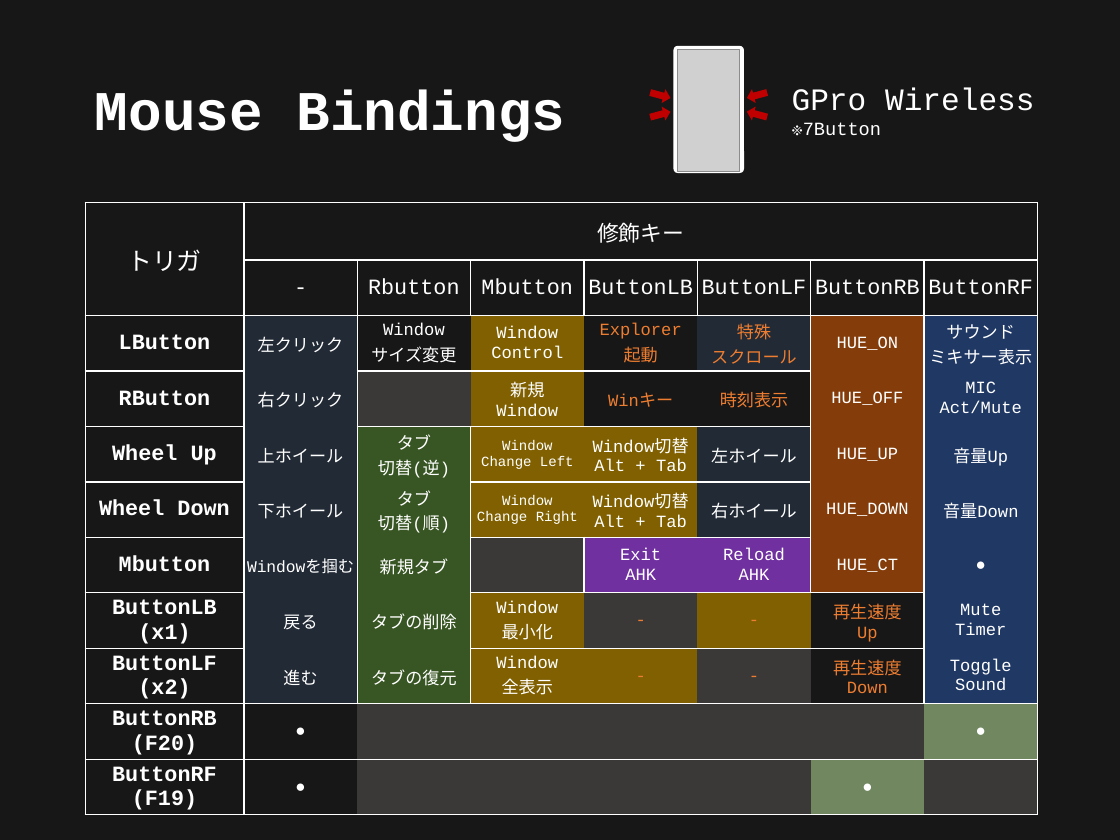
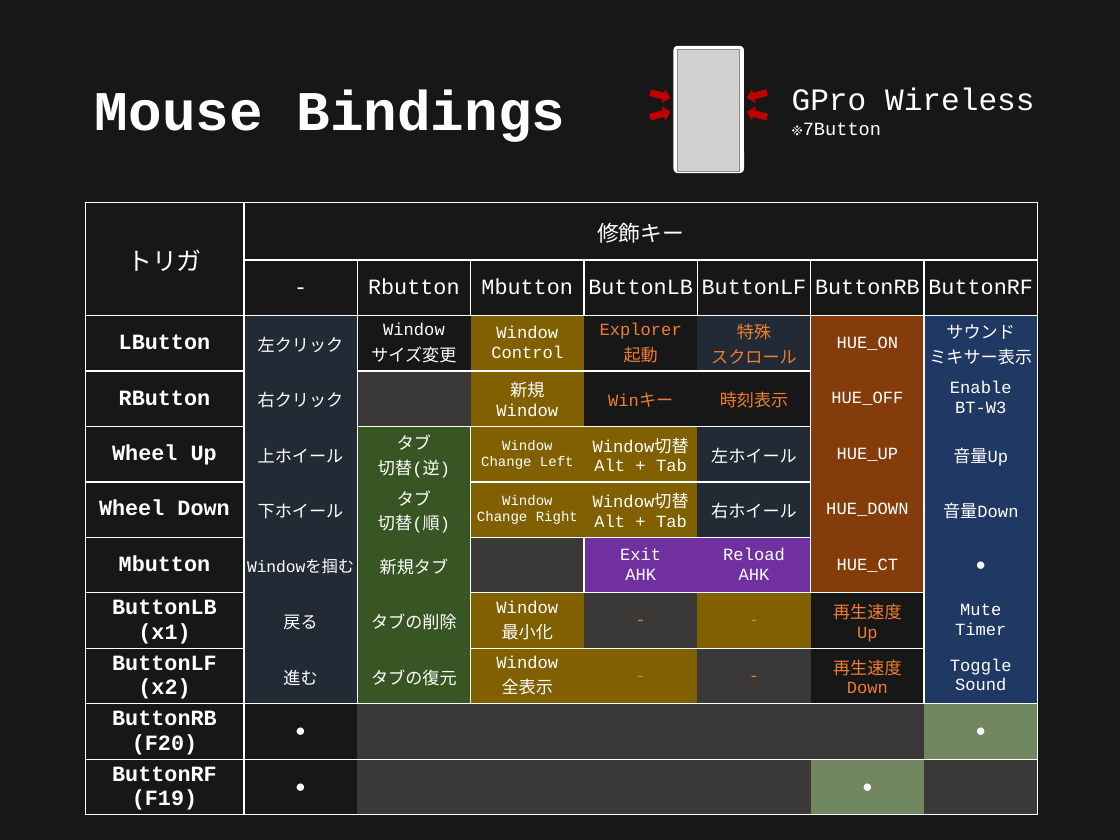
Before and after one commit to ittooo66/myAHK, a slide deck: slide 10 of MANUAL.pptx. Drawn at 1120x840 pixels with LibreOffice and Linux fonts; fonts in the diff are those of the drawing; grey boxes stand for pictures. Boxes give left, top, right and bottom in pixels: in the first picture for what was removed or moved away, otherwise in the second. Text is boxed around its words. In the diff, an @@ line names an element or a change of style, - is before the commit and + after.

```diff
--- a/MANUAL.pptx
+++ b/MANUAL.pptx
@@ table at (85, 203, 1036, 815) @@
-row 4, column 8: MIC / Act/Mute
+row 4, column 8: Enable / BT-W3
```
Also in this commit, not shown: 1 other slide changed.
